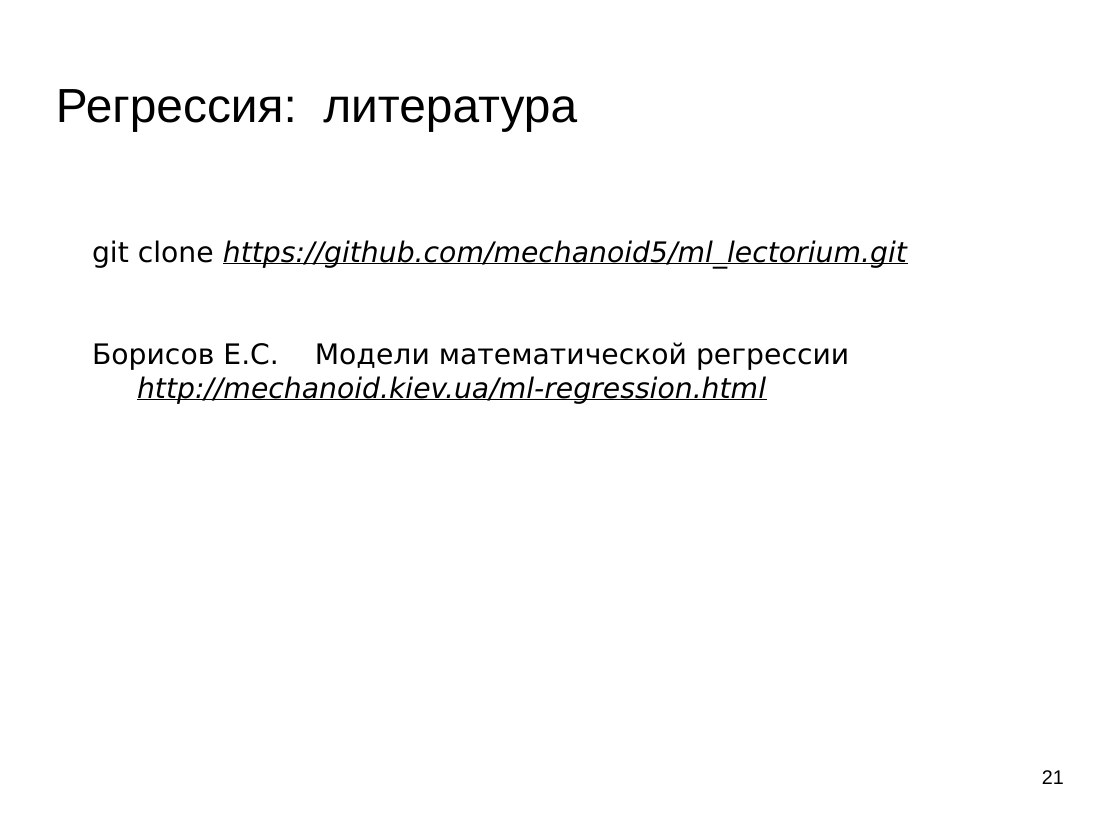
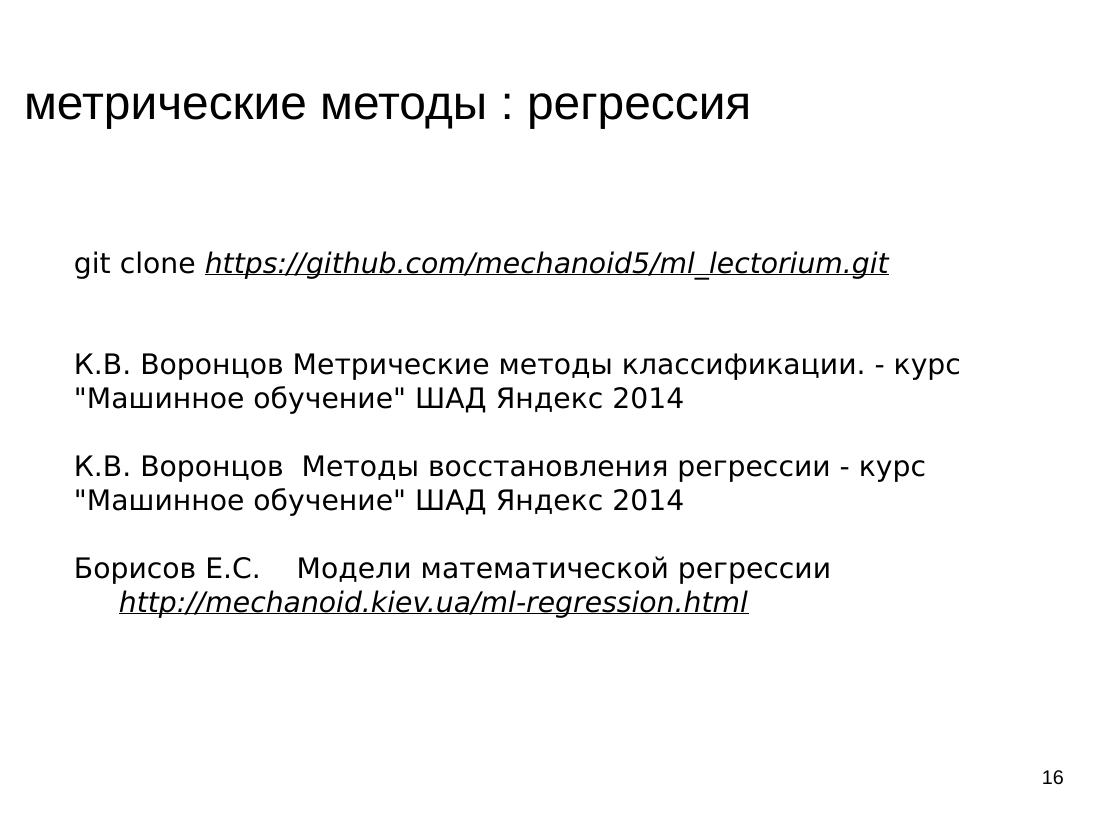
Before and after one commit to mechanoid5/ml_lectorium_legacy, a slide deck: slide 16 of 05-regression-metric.odp (slide 21 before the commit). Drawn at 1120x840 pixels with LibreOffice and Linux fonts; fonts in the diff are those of the drawing; background and template pictures are left out. Boxes give left, top, right and bottom in pixels: in the first picture for what was removed or moved away, otherwise in the second. Text is boxed around its words. In the diff, an @@ line names an element or a change of style, - is before the commit and + after.

```diff
--- a/05-regression-metric.odp
+++ b/05-regression-metric.odp
@@ title removed at [56,89,577,131] @@
-Регрессия: литература
@@ title added at [24,93,751,129], 33.9 pt, text #000000 @@
+метрические методы : регрессия
@@ text "git clone https://github.com/mechanoid5/ml_lectorium.git": place and size @@
-text "git clone https://github.com/mechanoid5/ml_lectorium.git" at [92,240,907,404]
+text "git clone https://github.com/mechanoid5/ml_lectorium.git" at [74,251,961,618]
@@ text at [74,353,961,516]: paragraphs added @@
+К.В. Воронцов Метрические методы классификации. - курс "Машинное обучение" ШАД Яндекс 2014
+К.В. Воронцов Методы восстановления регрессии - курс "Машинное обучение" ШАД Яндекс 2014
@@ page number at [1042,770,1064,785]: text changed @@
-21
+16
```
Also in this commit, not shown: 2 other slides changed, 13 slides added, 18 slides removed, 3 other files.
